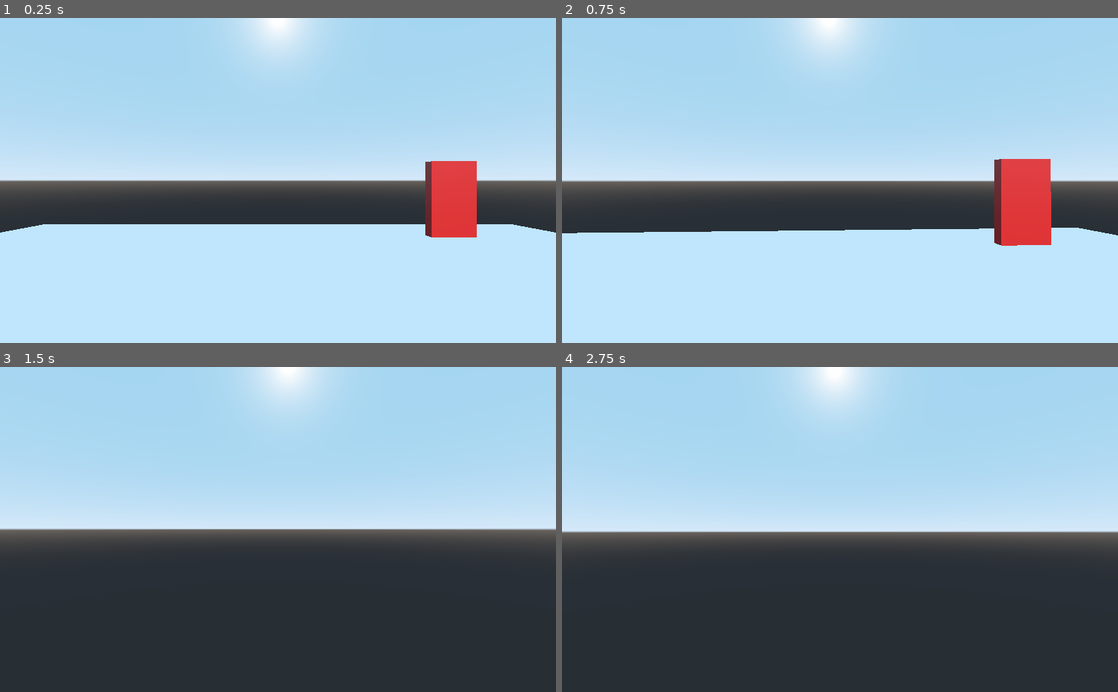
Above: before the commit, frames 1-4 (two rows, left to right).
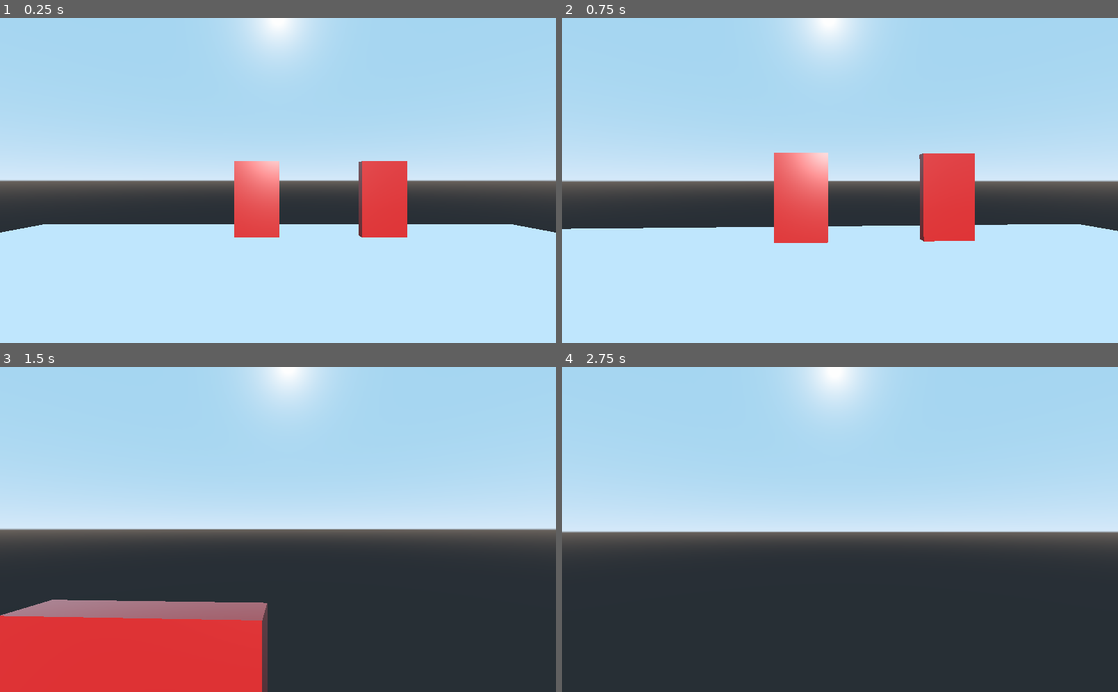
Above: after the commit, the same moments.

Repository: alizardguy/Godot-3D-test-game
Game: Godot game, scene res://Scenes/debugScene.tscn
The game is run twice, just before and just after one commit, with the same random seed, the same clock (stepped at 60 frames per second) and the same inputs.
Inputs (mouse positions are in pixels of both pictures, inside the frame that each line leads up to):
- Up to frame 1 (0.25 s): no input
- Up to frame 2 (0.75 s): tap Enter at 0.5 s; move the mouse to (867, 180) at 0.52 s; hold W (move_forward) from 0.53 s (still down); tap C (move_crouch, bound only after the commit) at 0.6 s
- Up to frame 3 (1.5 s): keep holding W (move_forward); tap Space (move_jump) at 0.77 s; move the mouse to (250, 529) at 1.27 s; tap E (player_interact) at 1.35 s
- Up to frame 4 (2.75 s): keep holding W (move_forward); tap Space (move_jump) at 1.52 s; tap C (move_crouch, bound only after the commit) at 1.55, 2.1 s; move the mouse to (851, 523) at 2.02 s

The runs differ from the first frame. In frame 1, 6.1% of the frame differs, in the area x 42-86%, y 44-68%; in frame 2, 8.9%; in frame 3, 13%, in the area x 0-49%, y 71-100%; in frame 4, nothing differs.

Commit message:
visual crouch

Diff:
--- a/src/Prefabs/Player/Avatar.gd
+++ b/src/Prefabs/Player/Avatar.gd
@@ -17,6 +17,7 @@
 
 #refs
 var head = null;
+var crouchTween = null;
 
 # Called when the node enters the scene tree for the first time.
 func _ready():
@@ -24,6 +25,8 @@
 	head = $head
 	#hides the cursor
 	Input.set_mouse_mode(Input.MOUSE_MODE_CAPTURED);
+	#ref tweens
+	crouchTween = $head/crouchTween;
 
 func _input(event):
 	if event is InputEventMouseMotion:
@@ -47,6 +50,15 @@
 		direction -= transform.basis.x;
 	elif Input.is_action_pressed("move_right"):
 		direction += transform.basis.x;
+#crouch
+	if Input.is_action_just_pressed("move_crouch"):
+		var headPosCurrent = $head.translation
+		crouchTween.interpolate_property($head, "translation", headPosCurrent, Vector3(0,0.2,0), 0.1, Tween.TRANS_LINEAR, Tween.TRANS_LINEAR);
+		crouchTween.start();
+	elif Input.is_action_just_released("move_crouch"):
+		var headPosCurrent = $head.translation
+		crouchTween.interpolate_property($head, "translation", headPosCurrent, Vector3(0,0.657,0), 0.1, Tween.TRANS_LINEAR, Tween.TRANS_LINEAR);
+		crouchTween.start();
 # apply direction
 	direction = direction.normalized();
 	velocity = velocity.linear_interpolate(direction * speed, acceleration * delta);
--- a/src/Prefabs/Player/Player.tscn
+++ b/src/Prefabs/Player/Player.tscn
@@ -32,3 +32,5 @@
 __meta__ = {
 "_editor_description_": "Raycast for the player to interact with the world when E is pressed."
 }
+
+[node name="crouchTween" type="Tween" parent="head"]
--- a/src/Scenes/debugScene.tscn
+++ b/src/Scenes/debugScene.tscn
@@ -27,4 +27,7 @@
 transform = Transform( 1, 0, 0, 0, 0.988949, 0.148258, 0, -0.148258, 0.988949, 0, 5.44035, 0 )
 
 [node name="Door" parent="." instance=ExtResource( 2 )]
-transform = Transform( 1, 0, 0, 0, 1, 0, 0, 0, 1, 5.80293, 1.00766, -7.80328 )
+transform = Transform( 1, 0, 0, 0, 1, 0, 0, 0, 1, 3.50976, 1.00766, -7.80328 )
+
+[node name="Door2" parent="." instance=ExtResource( 2 )]
+transform = Transform( 1, 0, 0, 0, 1, 0, 0, 0, 1, -0.696638, 1.00766, -7.80328 )
--- a/src/project.godot
+++ b/src/project.godot
@@ -54,6 +54,11 @@
 "events": [ Object(InputEventKey,"resource_local_to_scene":false,"resource_name":"","device":0,"alt":false,"shift":false,"control":false,"meta":false,"command":false,"pressed":false,"scancode":69,"physical_scancode":0,"unicode":0,"echo":false,"script":null)
  ]
 }
+move_crouch={
+"deadzone": 0.5,
+"events": [ Object(InputEventKey,"resource_local_to_scene":false,"resource_name":"","device":0,"alt":false,"shift":false,"control":false,"meta":false,"command":false,"pressed":false,"scancode":67,"physical_scancode":0,"unicode":0,"echo":false,"script":null)
+ ]
+}
 
 [physics]
 
